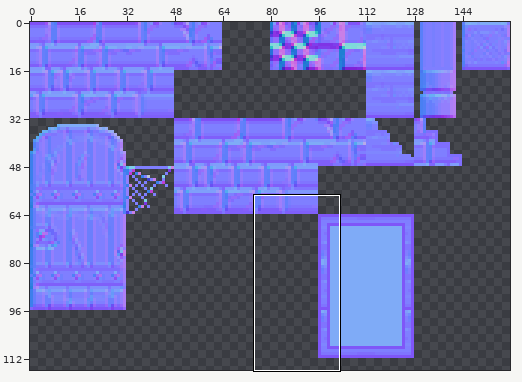
A sprite sheet gets an edit: Art Assets/Backgrounds/CastleTileset_n.png. The picture above shows the old version from afar; the outline marks the close-up.
Close-up. Before the commit:
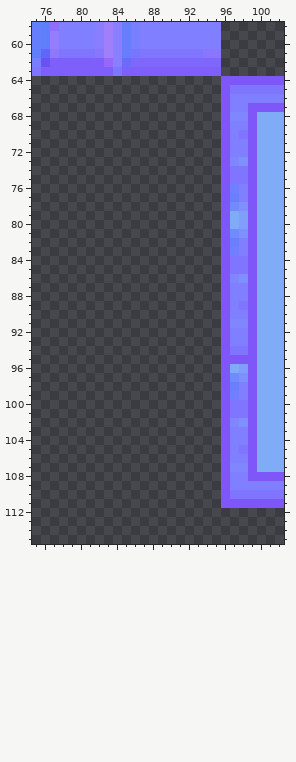
The file is 160x160 pixels. Colours within 5 levels of each other are drawn and written as one. Shown: x 75..102, y 58..115. The wide view leaves out empty margins.
And afterwards:
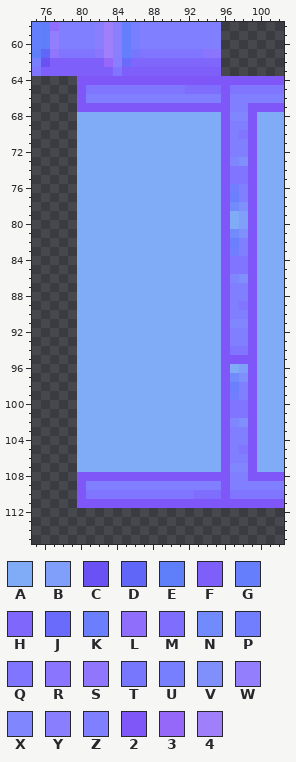
Palette (. is transparent): A #7fabf7  B #7f9ffa  C #6951f4  D #5f66f8  E #5f7ffa  F #7f5ffa  G #657ffc  H #7f67fc  J #6a6afb  K #6b7ffd  L #906efc  M #7f6efd  N #718bfd  P #717ffe  Q #7f75fe  R #8975fe  S #9076fd  T #7777fe  U #787ffe  V #7f90fd  W #937ffd  X #7f86fe  Y #897ffe  Z #7f7fff  2 #7f56f8  3 #9668fa  4 #9f7ffa
Change:
@@ x 75..102 @@
  63 QFFFFFFFFQFFFFFFFFFFF.......
- 64 .....................2222222
- 65 .....................2QQQQQQ
- 66 .....................2ZZZZZZ
- 67 .....................2ZZ2222
- 68 .....................2XX2AAA
- 69 .....................2ZZ2AAA
- 70 .....................2ZQ2AAA
- 71 .....................2ZZ2AAA
- 72 .....................2ZZ2AAA
- 73 .....................2XV2AAA
- 74 .....................2QQ2AAA
- 75 .....................2QQ2AAA
- 76 .....................2PZ2AAA
- 77 .....................2KZ2AAA
- 78 .....................2NV2AAA
- 79 .....................2AB2AAA
- 80 .....................2AB2AAA
- 81 .....................2NV2AAA
- 82 .....................2KZ2AAA
- 83 .....................2PZ2AAA
- 84 .....................2QQ2AAA
- 85 .....................2QQ2AAA
- 86 .....................2XV2AAA
- 87 .....................2ZZ2AAA
- 88 .....................2ZZ2AAA
- 89 .....................2ZQ2AAA
- 90 .....................2ZZ2AAA
- 91 .....................2XX2AAA
- 92 .....................2ZZ2AAA
- 93 .....................2ZZ2AAA
- 94 .....................2QQ2AAA
- 95 .....................2222AAA
- 96 .....................2AB2AAA
- 97 .....................2NV2AAA
- 98 .....................2KZ2AAA
- 99 .....................2PZ2AAA
-100 .....................2QQ2AAA
-101 .....................2QQ2AAA
-102 .....................2XV2AAA
-103 .....................2ZZ2AAA
-104 .....................2ZZ2AAA
-105 .....................2ZQ2AAA
-106 .....................2ZZ2AAA
-107 .....................2XX2AAA
-108 .....................2ZZ2222
-109 .....................2ZZZZZZ
-110 .....................2QQQQQQ
-111 .....................2222222
+ 64 .....22222222222222222222222
+ 65 .....2QQQQQQQQQQQMMMM2QQQQQQ
+ 66 .....2ZZZZZZZZZZZZZZZ2ZZZZZZ
+ 67 .....22222222222222222ZZ2222
+ 68 .....AAAAAAAAAAAAAAAA2XX2AAA
+ 69 .....AAAAAAAAAAAAAAAA2ZZ2AAA
+ 70 .....AAAAAAAAAAAAAAAA2ZQ2AAA
+ 71 .....AAAAAAAAAAAAAAAA2ZZ2AAA
+ 72 .....AAAAAAAAAAAAAAAA2ZZ2AAA
+ 73 .....AAAAAAAAAAAAAAAA2XV2AAA
+ 74 .....AAAAAAAAAAAAAAAA2QQ2AAA
+ 75 .....AAAAAAAAAAAAAAAA2QQ2AAA
+ 76 .....AAAAAAAAAAAAAAAA2PZ2AAA
+ 77 .....AAAAAAAAAAAAAAAA2KZ2AAA
+ 78 .....AAAAAAAAAAAAAAAA2NV2AAA
+ 79 .....AAAAAAAAAAAAAAAA2AB2AAA
+ 80 .....AAAAAAAAAAAAAAAA2AB2AAA
+ 81 .....AAAAAAAAAAAAAAAA2NV2AAA
+ 82 .....AAAAAAAAAAAAAAAA2KZ2AAA
+ 83 .....AAAAAAAAAAAAAAAA2PZ2AAA
+ 84 .....AAAAAAAAAAAAAAAA2QQ2AAA
+ 85 .....AAAAAAAAAAAAAAAA2QQ2AAA
+ 86 .....AAAAAAAAAAAAAAAA2XV2AAA
+ 87 .....AAAAAAAAAAAAAAAA2ZZ2AAA
+ 88 .....AAAAAAAAAAAAAAAA2ZZ2AAA
+ 89 .....AAAAAAAAAAAAAAAA2ZQ2AAA
+ 90 .....AAAAAAAAAAAAAAAA2ZZ2AAA
+ 91 .....AAAAAAAAAAAAAAAA2XX2AAA
+ 92 .....AAAAAAAAAAAAAAAA2ZZ2AAA
+ 93 .....AAAAAAAAAAAAAAAA2ZZ2AAA
+ 94 .....AAAAAAAAAAAAAAAA2QQ2AAA
+ 95 .....AAAAAAAAAAAAAAAA2222AAA
+ 96 .....AAAAAAAAAAAAAAAA2AB2AAA
+ 97 .....AAAAAAAAAAAAAAAA2NV2AAA
+ 98 .....AAAAAAAAAAAAAAAA2KZ2AAA
+ 99 .....AAAAAAAAAAAAAAAA2PZ2AAA
+100 .....AAAAAAAAAAAAAAAA2QQ2AAA
+101 .....AAAAAAAAAAAAAAAA2QQ2AAA
+102 .....AAAAAAAAAAAAAAAA2XV2AAA
+103 .....AAAAAAAAAAAAAAAA2ZZ2AAA
+104 .....AAAAAAAAAAAAAAAA2ZZ2AAA
+105 .....AAAAAAAAAAAAAAAA2ZQ2AAA
+106 .....AAAAAAAAAAAAAAAA2ZZ2AAA
+107 .....AAAAAAAAAAAAAAAA2XX2AAA
+108 .....22222222222222222ZZ2222
+109 .....2ZZZZZZZZZZZZZZZ2ZZZZZZ
+110 .....2QQQQQQQQQQQQMMM2QQQQQQ
+111 .....22222222222222222222222
 112 ............................
Pixel boxes of the changes (left, top, right, bottom) in both close-ups:
added: (77, 76, 221, 508)
